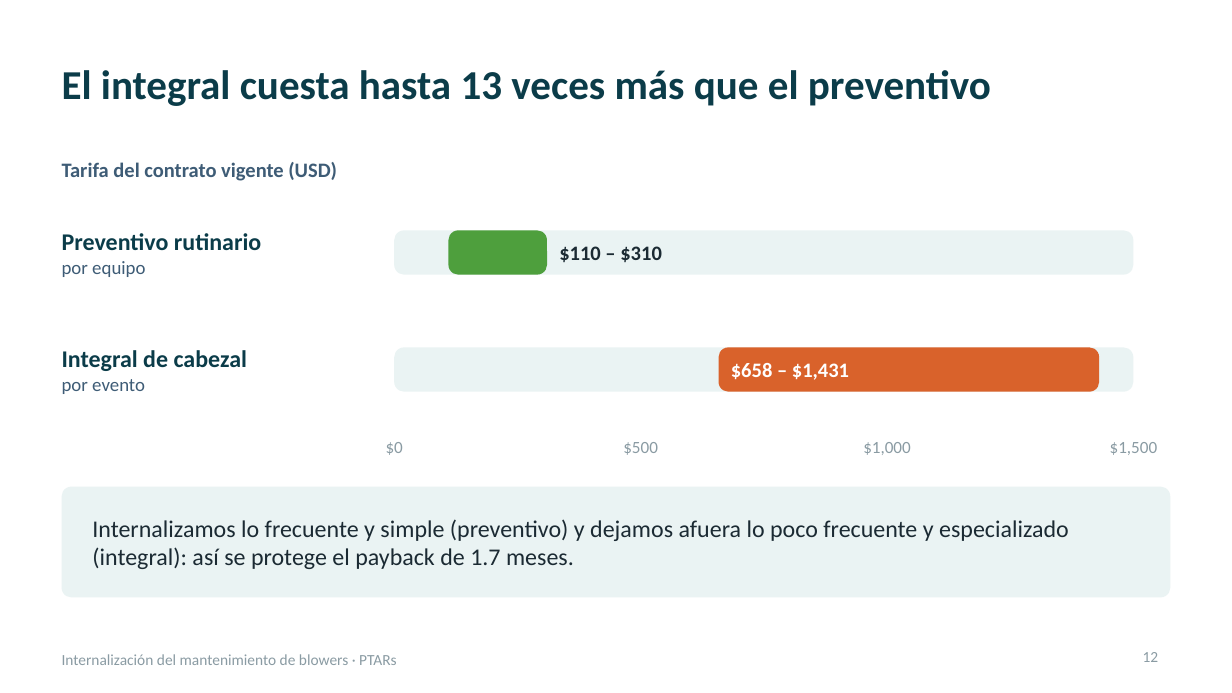
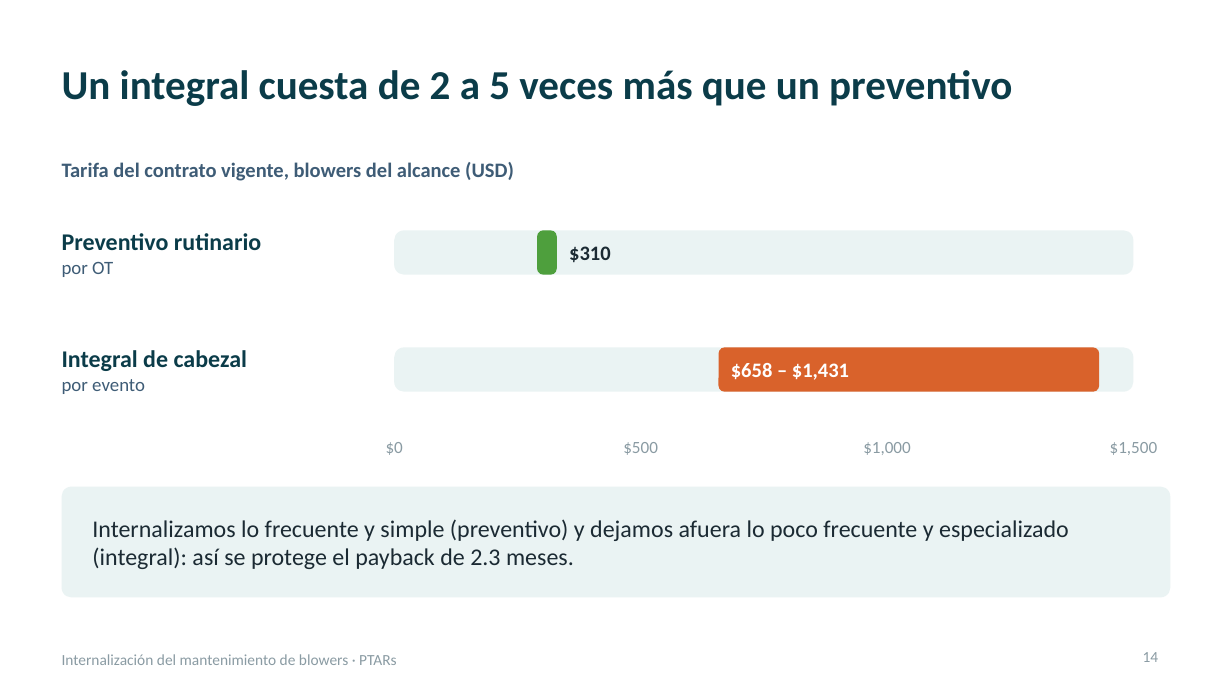
Before and after one commit to jjsamcar/Codigo-IA, a slide deck: slide 14 of presentaciones/Blowers_PTARs_Resumen_Gerencia.pptx (slide 12 before the commit). Drawn at 1232x693 pixels with LibreOffice and Linux fonts; fonts in the diff are those of the drawing. Boxes give left, top, right and bottom in pixels: in the first picture for what was removed or moved away, otherwise in the second. Text is boxed around its words. In the diff, an @@ line names an element or a change of style, - is before the commit and + after.

```diff
--- a/presentaciones/Blowers_PTARs_Resumen_Gerencia.pptx
+++ b/presentaciones/Blowers_PTARs_Resumen_Gerencia.pptx
@@ title at box(62, 70, 1012, 106): text changed @@
-El integral cuesta hasta 13 veces más que el preventivo
+Un integral cuesta de 2 a 5 veces más que un preventivo
@@ text at box(62, 162, 514, 181): text changed @@
-Tarifa del contrato vigente (USD)
+Tarifa del contrato vigente, blowers del alcance (USD)
@@ rounded rectangle at box(537, 230, 557, 275): proportions changed @@
@@ rounded rectangle: place and size @@
-rounded rectangle at box(448, 230, 547, 275)
+rounded rectangle at box(537, 230, 557, 275)
@@ text at box(62, 262, 113, 277): text changed @@
-por equipo
+por OT
@@ text at box(569, 246, 611, 262): text changed @@
-$110 – $310
+$310
@@ rounded rectangle at box(718, 347, 1099, 392): proportions changed @@
@@ text at box(92, 519, 1069, 569): text changed @@
-Internalizamos lo frecuente y simple (preventivo) y dejamos afuera lo poco frecuente y especializado (integral): así se protege el payback de 1.7 meses.
+Internalizamos lo frecuente y simple (preventivo) y dejamos afuera lo poco frecuente y especializado (integral): así se protege el payback de 2.3 meses.
@@ page number at box(1143, 652, 1159, 662): text changed @@
-12
+14
```
Also in this commit, not shown: 11 other slides changed, 2 slides added.
